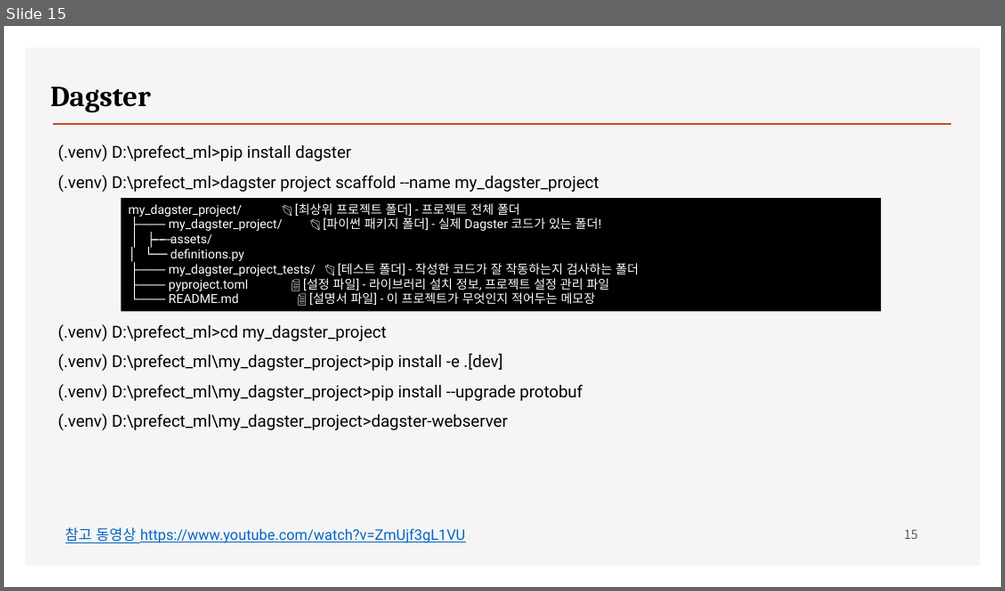
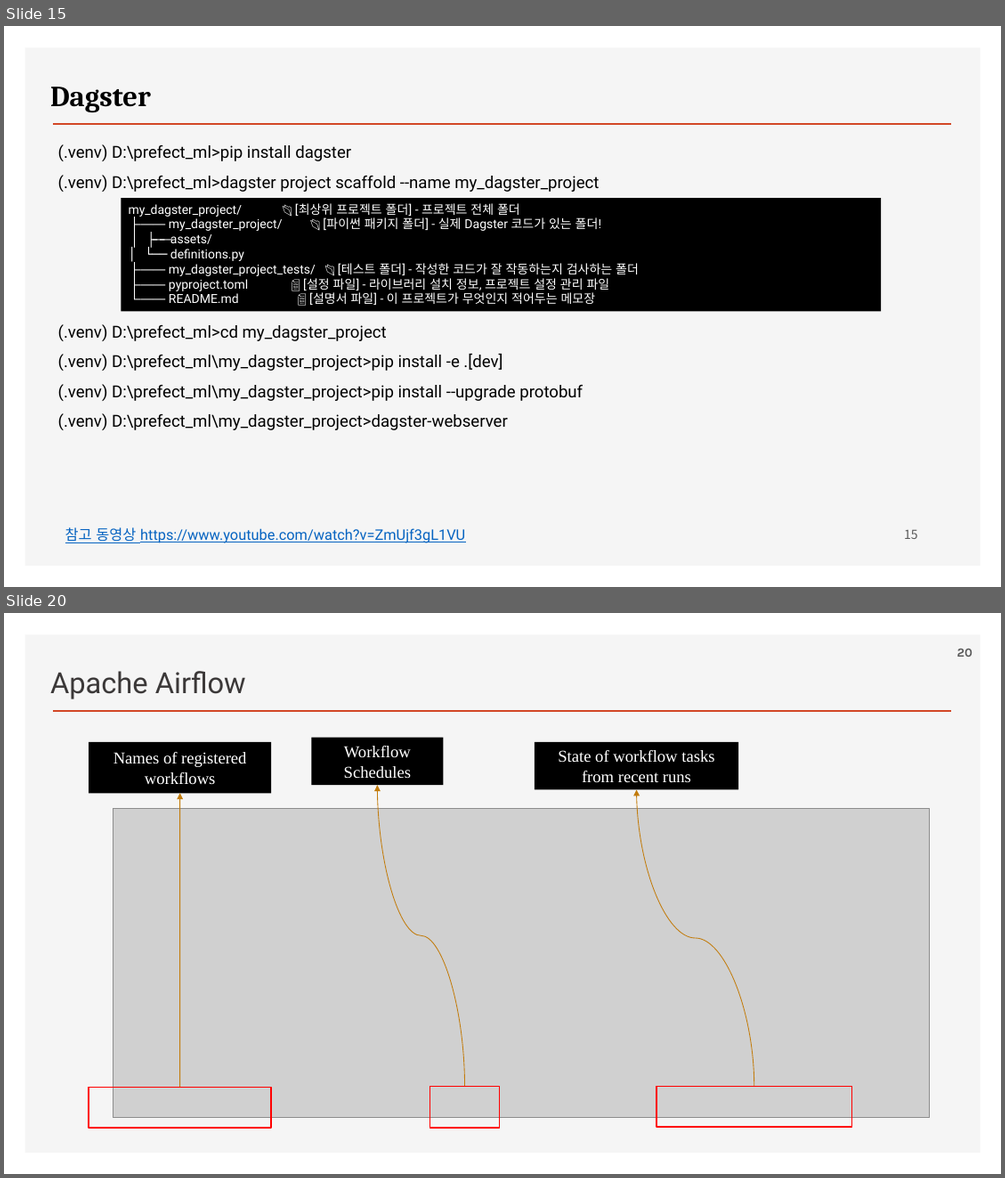
Before and after one commit to ancestor9/2026_Fall_AI-Workflow, a slide deck: PPTs/02_workflow orchestration framework.pptx. Shown one above the other, each under a label of ours: slide 15 before the commit, slides 15 and 20 after it; the slides between them are not shown. The pictures are 1005x591 and 1005x1178 pixels, drawn with LibreOffice and Linux fonts; fonts in the diff are those of the drawing; grey boxes stand for pictures; background and template pictures are left out. Boxes give left, top, right and bottom in pixels: in the first picture for what was removed or moved away, otherwise in the second. Text is boxed around its words. In the diff, an @@ line names an element or a change of style, - is before the commit and + after.

```diff
--- a/PPTs/02_workflow orchestration framework.pptx
+++ b/PPTs/02_workflow orchestration framework.pptx
@@ slide 20 added at [4,613,1001,1174], background #FFFFFF; not listed: 2 template elements that a slide beside it also shows @@
@@ page number added at [957,649,972,657], 12 pt, text #595959, bold @@
+20
@@ text added at [50,671,246,699], 28 pt, text #3B3838 @@
+Apache Airflow
@@ rectangle added at [89,742,271,793], fill #000000, 16 pt, text #FFFFFF @@
+Names of registered workflows
@@ rectangle added at [311,737,443,785], fill #000000, 16 pt, text #FFFFFF @@
+Workflow Schedules
@@ rectangle added at [534,742,738,789], fill #000000, 16 pt, text #FFFFFF @@
+State of workflow tasks from recent runs
@@ curved arrow added from (179, 1087) to (179, 793), #C27C0D 0.75 pt @@
@@ curved arrow added from (465, 1086) to (377, 785), #C27C0D 0.75 pt @@
@@ curved arrow added from (754, 1086) to (637, 789), #C27C0D 0.75 pt @@
@@ picture added at [113,808,930,1117] @@
@@ rectangle added at [89,1087,271,1127], outline #FF0000 1.25 pt @@
@@ rectangle added at [430,1086,500,1128], outline #FF0000 1.25 pt @@
@@ rectangle added at [657,1086,852,1127], outline #FF0000 1.25 pt @@
```
Also in this commit, not shown: 1 slide changed, 18 other slides added.
